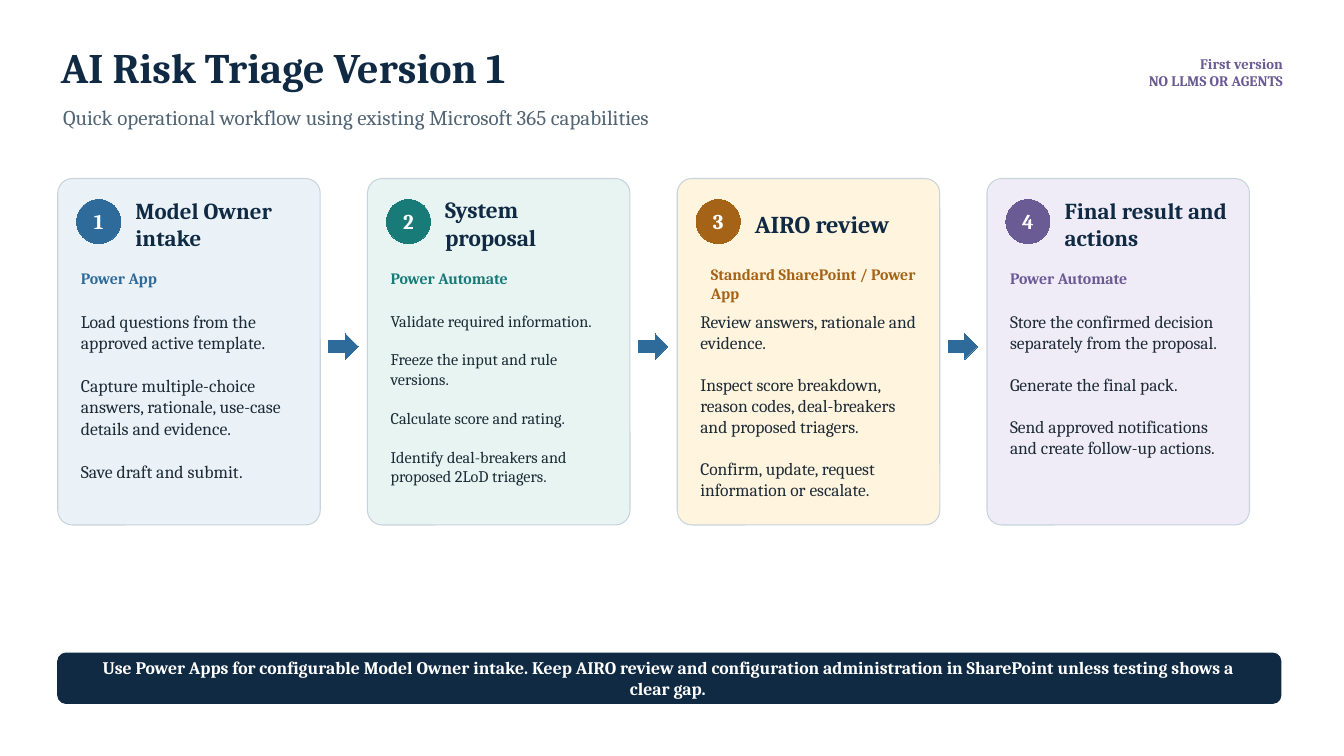
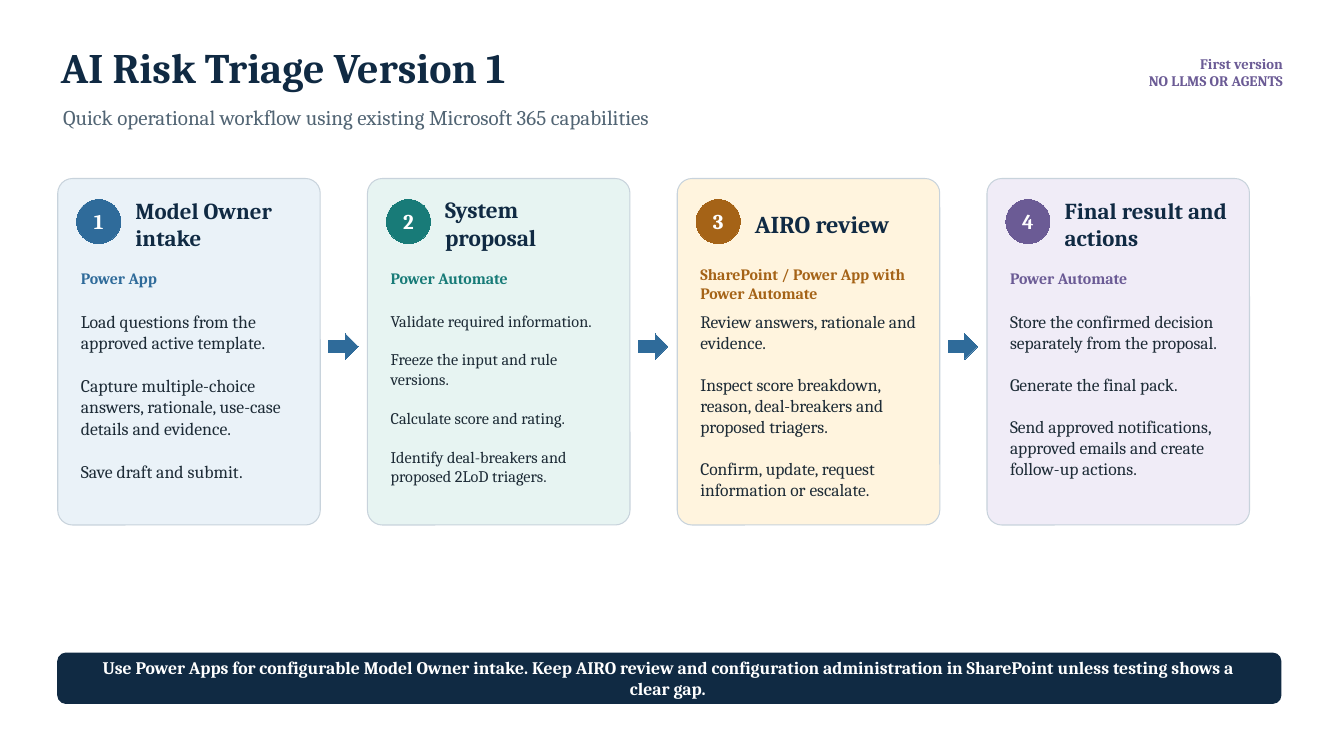
Before and after one commit to phd08bl/model_registry_hugging, a slide deck: slide 1 of AI-Risk-Triage-V1-Quick-Operational-Blueprint-v3.pptx. Drawn at 1344x756 pixels with LibreOffice and Linux fonts; fonts in the diff are those of the drawing. Boxes give left, top, right and bottom in pixels: in the first picture for what was removed or moved away, otherwise in the second. Text is boxed around its words. In the diff, an @@ line names an element or a change of style, - is before the commit and + after.

```diff
--- a/AI-Risk-Triage-V1-Quick-Operational-Blueprint-v3.pptx
+++ b/AI-Risk-Triage-V1-Quick-Operational-Blueprint-v3.pptx
@@ text at (700,269,905,299): text changed @@
-Standard SharePoint / Power App
+SharePoint / Power App with Power Automate
@@ text at (700,379,883,437): text changed @@
-Inspect score breakdown, reason codes, deal-breakers and proposed triagers.
+Inspect score breakdown, reason, deal-breakers and proposed triagers.
@@ text at (1010,420,1212,479): text changed @@
-Send approved notifications and create follow-up actions.
+Send approved notifications, approved emails and create follow-up actions.
```
